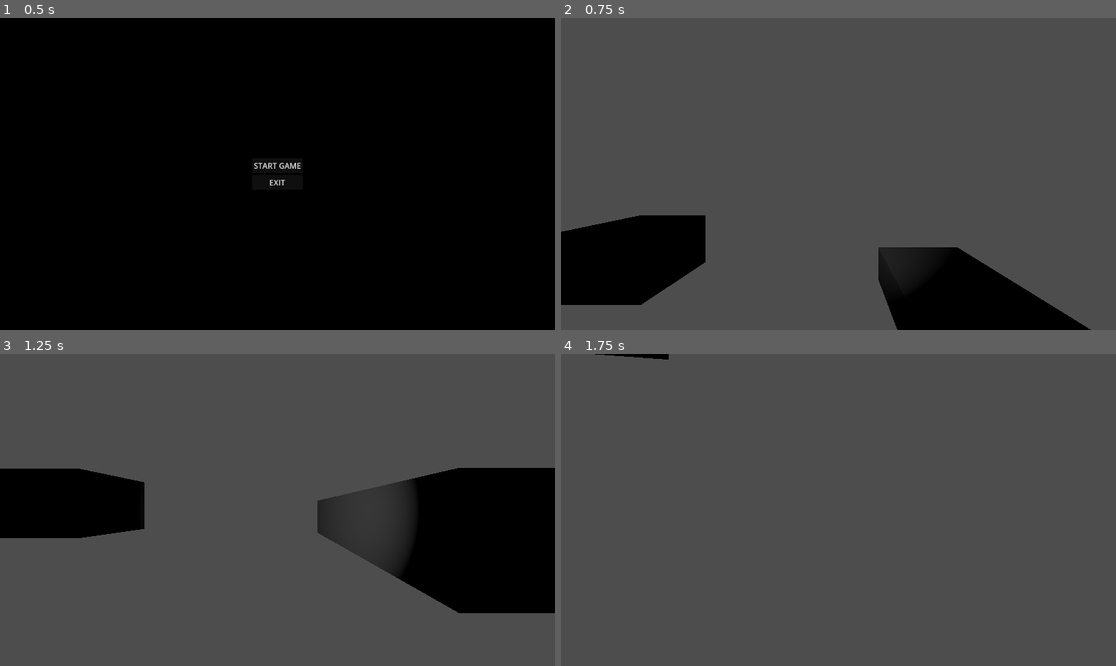
Above: before the commit, frames 1-4 (two rows, left to right).
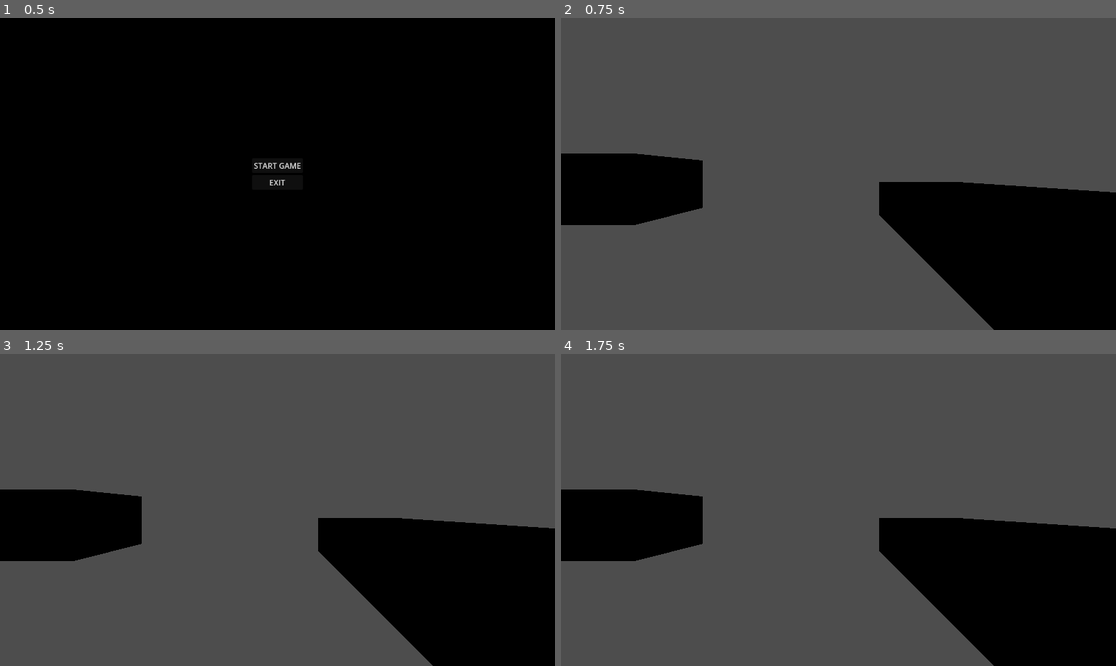
Above: after the commit, the same moments.

Repository: EvesTwisted/WorldHorror
Game: Godot game, scene res://scenes/ui/main_menu.tscn
Two runs of this game, one before a commit and one after it. Both use one fixed random seed, a clock stepped at 60 frames per second and the inputs below.
Inputs (mouse positions are in pixels of both pictures, inside the frame that each line leads up to):
- Up to frame 1 (0.5 s): no input
- Up to frame 2 (0.75 s): click "START GAME" at 0.5 s
- Up to frame 3 (1.25 s): no input
- Up to frame 4 (1.75 s): move the mouse to (866, 510) at 1.27 s

Frame 1 is identical in both runs. In frame 2, 27% of the frame differs, in the area x 0-100%, y 43-100%; in frame 3, 18%; in frame 4, 21%.
Error before the commit: Invalid call. Nonexistent function 'is_action_just_pressed' in base 'InputEventMouseMotion'. (res://03_Actors/Player/player.gd:31)
Error after the commit: Parse Error: Identifier "pose__t" not declared in the current scope. (res://03_Actors/Player/player.gd:19)

Commit message:
feat: Consolidate to single player character with shoulder camera

Diff:
--- a/03_Actors/Player/Eve_Player.tscn
+++ b/03_Actors/Player/Eve_Player.tscn
@@ -1,25 +1,50 @@
-[gd_scene load_steps=4 format=3 uid="uid://eveplayer"]
+[gd_scene load_steps=7 format=3 uid="uid://eveplayer"]
 
 [ext_resource type="Script" path="res://03_Actors/Player/player.gd" id="1_script"]
+[ext_resource type="PackedScene" path="res://04_Assets/assets/meshes/female_body_a-pose__t-pose_free.glb" id="2_model"]
 
-[sub_resource type="CapsuleMesh" id="CapsuleMesh_placeholder"]
+[sub_resource type="CapsuleShape3D" id="CapsuleShape3D_player"]
+height = 1.7
+radius = 0.4
+
+[sub_resource type="AnimationNodeBlendSpace2D" id="AnimationNodeBlendSpace2D_main"]
+
+[sub_resource type="AnimationNodeStateMachineTransition" id="AnimationNodeStateMachineTransition_to_blend_space"]
+
+[sub_resource type="AnimationNodeStateMachine" id="AnimationNodeStateMachine_main"]
+states/BlendSpace2D/node = SubResource("AnimationNodeBlendSpace2D_main")
+states/BlendSpace2D/position = Vector2(400, 100)
+states/Start/position = Vector2(200, 100)
+transitions = ["Start", "BlendSpace2D", SubResource("AnimationNodeStateMachineTransition_to_blend_space")]
 
 [node name="Eve_Player" type="CharacterBody3D"]
 script = ExtResource("1_script")
 
-[node name="PlaceholderMesh" type="MeshInstance3D" parent="."]
+[node name="CollisionShape3D" type="CollisionShape3D" parent="."]
 transform = Transform3D(1, 0, 0, 0, 1, 0, 0, 0, 1, 0, 1, 0)
-mesh = SubResource("CapsuleMesh_placeholder")
+shape = SubResource("CapsuleShape3D_player")
 
-[node name="Head" type="Node3D" parent="."]
-transform = Transform3D(1, 0, 0, 0, 1, 0, 0, 0, 1, 0, 1.8, 0)
+[node name="Pivot" type="Node3D" parent="."]
 
-[node name="Camera3D" type="Camera3D" parent="Head"]
-transform = Transform3D(1, 0, 0, 0, 1, 0, 0, 0, 1, 0, 0, 0.12)
+[node name="female_body_a-pose__t-pose_free" parent="Pivot" instance=ExtResource("2_model")]
+
+[node name="ShoulderBone" type="BoneAttachment3D" parent="Pivot/female_body_a-pose__t-pose_free/Armature/Skeleton3D"]
+bone_name = "Spine2"
+
+[node name="Camera3D" type="Camera3D" parent="Pivot/female_body_a-pose__t-pose_free/Armature/Skeleton3D/ShoulderBone"]
 near = 0.01
 
-[node name="Flashlight" type="SpotLight3D" parent="Head/Camera3D"]
+[node name="RightHandBone" type="BoneAttachment3D" parent="Pivot/female_body_a-pose__t-pose_free/Armature/Skeleton3D"]
+bone_name = "RightHand"
+
+[node name="Flashlight" type="SpotLight3D" parent="Pivot/female_body_a-pose__t-pose_free/Armature/Skeleton3D/RightHandBone"]
+transform = Transform3D(1, 0, 0, 0, -4.37114e-08, 1, 0, -1, -4.37114e-08, 0, 0, 0)
 light_energy = 1.5
 light_volumetric_fog_energy = 2.0
 spot_range = 20.0
 spot_angle = 35.0
+
+[node name="AnimationTree" type="AnimationTree" parent="."]
+tree_root = SubResource("AnimationNodeStateMachine_main")
+anim_player = NodePath("Pivot/female_body_a-pose__t-pose_free/AnimationPlayer")
+process_callback = 1 # Physics
--- a/03_Actors/Player/player.gd
+++ b/03_Actors/Player/player.gd
@@ -13,19 +13,22 @@
 @export_group("Camera")
 @export var mouse_sensitivity: float = 0.1
 
-@onready var head = $Head
-@onready var camera = $Head/Camera3D
-@onready var flashlight = $Head/Camera3D/Flashlight
+@onready var animation_tree = $AnimationTree
+@onready var state_machine = animation_tree.get("parameters/playback")
+@onready var pivot = $Pivot
+@onready var camera = $Pivot/female_body_a-pose__t-pose_free/Armature/Skeleton3D/ShoulderBone/Camera3D
+@onready var flashlight = $Pivot/female_body_a-pose__t-pose_free/Armature/Skeleton3D/RightHandBone/Flashlight
 
 var _gravity: float
 
 func _ready() -> void:
 	_gravity = ProjectSettings.get_setting("physics/3d/default_gravity") * gravity_scale
 	Input.mouse_mode = Input.MOUSE_MODE_CAPTURED
+	animation_tree.active = true
 
 func _unhandled_input(event: InputEvent) -> void:
 	if event is InputEventMouseMotion:
-		head.rotate_y(deg_to_rad(-event.relative.x * mouse_sensitivity))
+		pivot.rotate_y(deg_to_rad(-event.relative.x * mouse_sensitivity))
 		camera.rotation.x = clamp(camera.rotation.x + deg_to_rad(-event.relative.y * mouse_sensitivity), deg_to_rad(-80), deg_to_rad(80))
 
 	if event.is_action_just_pressed("flashlight"):
@@ -38,7 +41,7 @@
 
 	# Movement
 	var input_dir = Input.get_vector("move_left", "move_right", "move_forward", "move_backward")
-	var direction = (head.transform.basis * Vector3(input_dir.x, 0, input_dir.y)).normalized()
+	var direction = (pivot.transform.basis * Vector3(input_dir.x, 0, input_dir.y)).normalized()
 	var is_sprinting = Input.is_action_pressed("sprint")
 	var speed = sprint_speed if is_sprinting else walk_speed
 
@@ -51,4 +54,8 @@
 		velocity.x = lerp(velocity.x, 0.0, deceleration)
 		velocity.z = lerp(velocity.z, 0.0, deceleration)
 
+	# Animation Control
+	var move_blend = velocity.length() / sprint_speed
+	animation_tree.set("parameters/BlendSpace2D/blend_position", move_blend)
+
 	move_and_slide()
--- /dev/null
+++ b/test_imports/model_verify.tscn
@@ -0,0 +1,7 @@
+[gd_scene load_steps=2 format=3]
+
+[ext_resource type="PackedScene" path="res://04_Assets/assets/meshes/female_body_a-pose__t-pose_free.glb" id="1_model"]
+
+[node name="ModelTest" type="Node3D"]
+
+[node name="female_body_a-pose__t-pose_free" parent="." instance=ExtResource("1_model")]
Binary file added: 04_Assets/assets/meshes/female_body_a-pose__t-pose_free.glb
Not shown, added: 04_Assets/assets/meshes/female_body_a-pose__t-pose_free.glb.import
